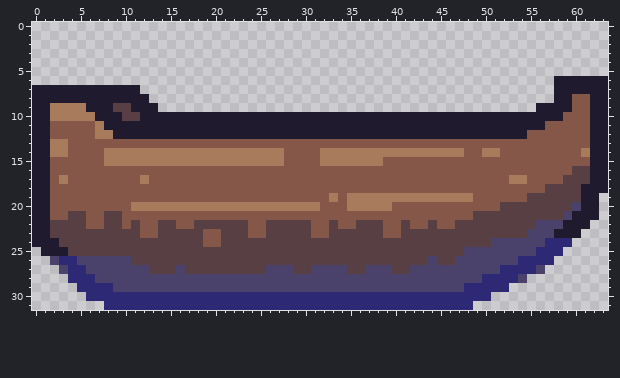
One commit to this pixel-art file: res/img/boat.aseprite. This is how it looked before the edit.
64x32 pixels, 1 frame.
After:
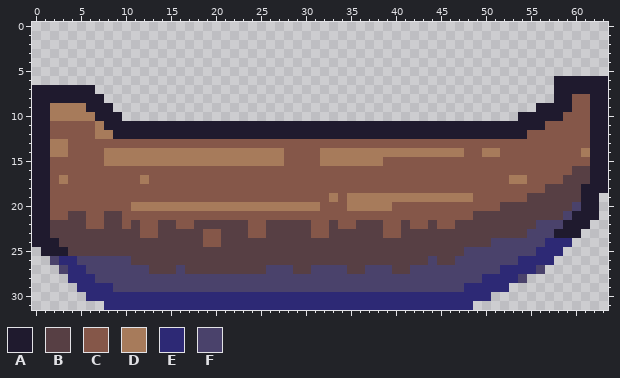
Palette (. is transparent): A #1f1a2e  B #573f44  C #855749  D #a77b5b  E #2d2975  F #4a426b
What changed:
layer "Layer 2" now hidden
@@ x 0..63 @@
  6 ..........................................................AAAAAA
- 7 AAAAAAAAAAAA..............................................AAAAAA
- 8 AAAAAAAAAAAAA.............................................AACCAA
- 9 AADDDDAAABBAAA..........................................AAAACCAA
-10 AADDDDDAAABBAAAAAAAAAAAAAAAAAAAAAAAAAAAAAAAAAAAAAAAAAAAAAAACCCAA
+ 7 AAAAAAA...................................................AAAAAA
+ 8 AAAAAAAA..................................................AACCAA
+ 9 AADDDDAAA...............................................AAAACCAA
+10 AADDDDDAAA............................................AAAAACCCAA
 11 AACCCCCDAAAAAAAAAAAAAAAAAAAAAAAAAAAAAAAAAAAAAAAAAAAAAAAAACCCCCAA
Boxes around the changes in both pictures, in picture pixels (x1, y1, x2, y2):
erased: (95, 85, 518, 121)
